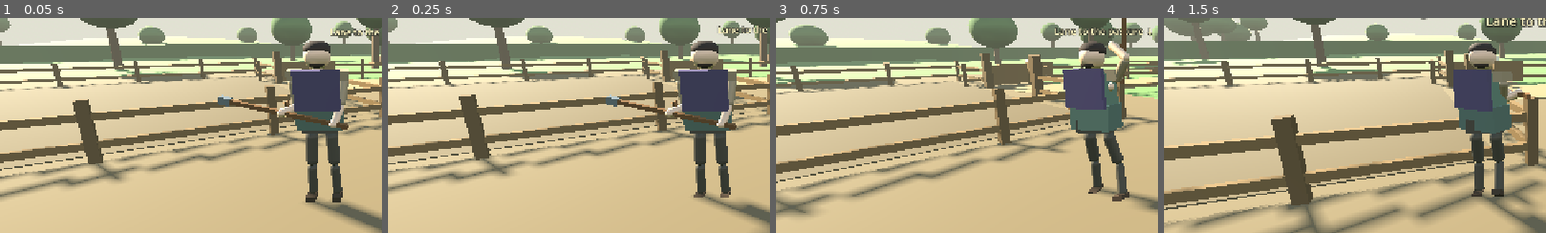
Above: before the commit, frames 1-4 (left to right).
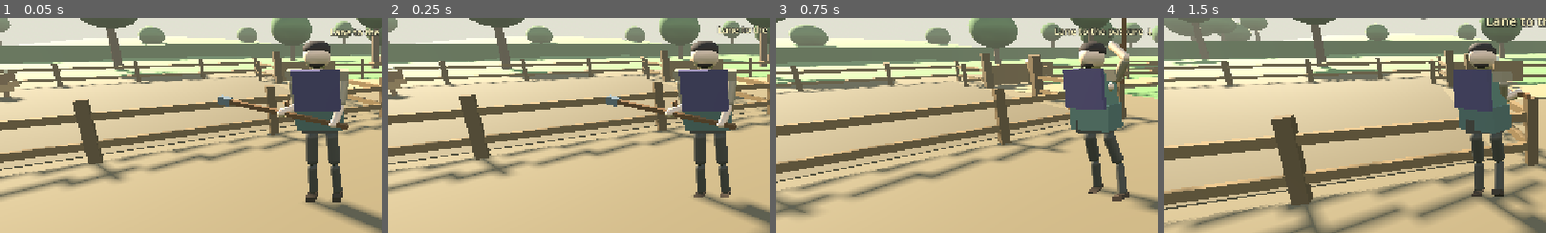
Above: after the commit, the same moments.

Repository: fortins4/devPlayground
Game: Godot game, scene res://scenes/prologue/opening_cattle_drive.tscn
Two runs of this game, one before a commit and one after it. Both use one fixed random seed, a clock stepped at 60 frames per second and the inputs below. This scene is started directly instead of the project's main scene.
Inputs (mouse positions are % of the whole screen's width and height, from its top left):
- Up to frame 1 (0.05 s): no input
- Up to frame 2 (0.25 s): no input
- Up to frame 3 (0.75 s): tap Enter at 0.5 s; move the mouse to (55, 50) at 0.52 s; hold W (move_forward) from 0.53 s (still down); hold E (interact) from 0.53 s (still down); click (55, 50) at 0.67 s
- Up to frame 4 (1.5 s): keep holding W (move_forward); tap Space (jump) at 0.77 s; move the mouse to (45, 50) at 1.27 s; release E (interact) at 1.28 s; right-click (45, 50) at 1.35 s
The pictures show only the part of the screen within x 0-50%, y 25-75%; the shares and areas given below are measured in that part.

The runs differ from the first frame. In frame 1, 0.5% of the frame differs, in the area x 0-7%, y 24-40%; in frame 2, 0.5%; in frame 3, nothing differs; in frame 4, nothing differs.

Commit message:
Opening knife hitch cut tether at byre
Greybox tutorial beat beside the byre: draw knife, E-cut the tether so
the hitch calf frees. Additive soft cue only; cattle soft success unchanged.

Diff:
--- a/scenes/prologue/opening_cattle_drive.tscn
+++ b/scenes/prologue/opening_cattle_drive.tscn
@@ -8,6 +8,7 @@
 [ext_resource type="Script" path="res://scripts/prologue/opening_drive_launcher.gd" id="6_launch"]
 [ext_resource type="Script" path="res://scripts/prologue/opening_family_caller.gd" id="7_family"]
 [ext_resource type="Script" path="res://scripts/prologue/opening_bucket_trough_chore.gd" id="8_bucket"]
+[ext_resource type="Script" path="res://scripts/prologue/opening_knife_hitch_chore.gd" id="9_knife"]
 
 [sub_resource type="ProceduralSkyMaterial" id="Sky_morning_mat"]
 sky_top_color = Color(0.5, 0.62, 0.74, 1)
@@ -152,6 +153,9 @@
 [node name="OpeningBucketTroughChore" type="Node3D" parent="."]
 script = ExtResource("8_bucket")
 
+[node name="OpeningKnifeHitchChore" type="Node3D" parent="."]
+script = ExtResource("9_knife")
+
 [node name="OpeningDriveDirector" type="Node3D" parent="."]
 script = ExtResource("2_director")
 need_home = 4
--- a/scripts/prologue/opening_drive_hud.gd
+++ b/scripts/prologue/opening_drive_hud.gd
@@ -11,6 +11,7 @@
 var _controls: Label
 var _weapon: Label
 var _chore: Node = null
+var _knife_chore: Node = null
 
 
 func _ready() -> void:
@@ -73,6 +74,7 @@
 	if _director and _director.has_signal("stage_changed"):
 		_director.connect("stage_changed", _on_stage)
 	_chore = get_tree().get_first_node_in_group("opening_bucket_trough")
+	_knife_chore = get_tree().get_first_node_in_group("opening_knife_hitch")
 
 
 func _process(_delta: float) -> void:
@@ -81,11 +83,13 @@
 	_objective.text = String(_director.call("objective_text"))
 	_status.text = String(_director.call("status_text"))
 	var f := String(_director.call("flash_text"))
-	if f == "" and _chore and _chore.has_method("interact_prompt"):
-		f = String(_chore.call("interact_prompt"))
+	if f == "":
+		f = _chore_prompt(_chore)
+	if f == "":
+		f = _chore_prompt(_knife_chore)
 	_flash.text = f
 	_flash.visible = f != ""
-	if _chore and _chore.has_method("is_active") and bool(_chore.call("is_active")):
+	if _chore_active(_chore) or _chore_active(_knife_chore):
 		_controls.text = "WASD move · Shift sprint · mouse look · 3 goad · 2 knife · Q cycle · LMB/RMB prod · E interact · R reset herd · T restart · Esc mouse"
 	else:
 		_controls.text = "WASD move · Shift sprint · mouse look · 3 goad · 2 knife · Q cycle · LMB/RMB prod · R reset herd · T restart · Esc mouse"
@@ -94,6 +98,16 @@
 	if combat and combat.has_method("weapon_name"):
 		_weapon.text = "In hand: %s   (kit: goad · knife)" % String(combat.call("weapon_name"))
 
+
+
+func _chore_prompt(chore: Node) -> String:
+	if chore and chore.has_method("interact_prompt"):
+		return String(chore.call("interact_prompt"))
+	return ""
+
+
+func _chore_active(chore: Node) -> bool:
+	return chore != null and chore.has_method("is_active") and bool(chore.call("is_active"))
 
 func _on_success(home: int, total: int) -> void:
 	_banner.text = "HERD HOME  ·  %d / %d head in the pen" % [home, total]
--- /dev/null
+++ b/scripts/prologue/opening_knife_hitch_chore.gd
@@ -0,0 +1,339 @@
+extends Node3D
+class_name OpeningKnifeHitchChore
+## Self-contained opening-farm chore: cut a tethered cow free near the byre with the knife.
+## Additive soft progress cue; does not gate cattle soft success.
+##
+## Interact: E in range (~2.5 m) with knife equipped. States: tethered → cut → done.
+
+enum HitchState { TETHERED, CUT, DONE }
+
+const INTERACT_RANGE := 2.5
+## Hitch post east of byre trough — outside byre door / home-pen side, clear of trough & bucket.
+const HITCH_POS := Vector3(9.5, 0.0, 1.8)
+const ANIMAL_TETHERED_POS := Vector3(10.35, 0.0, 2.55)
+const ANIMAL_FREE_POS := Vector3(12.2, 0.0, 4.6)
+## Avoid clipping: trough (8.2,0,0.4), bucket spawn (5.2,0,2.5).
+
+const C_POST := Color(0.38, 0.28, 0.16)
+const C_POST_DARK := Color(0.28, 0.20, 0.12)
+const C_ROPE := Color(0.55, 0.48, 0.32)
+const C_HIDE := Color(0.62, 0.48, 0.32)
+const C_HIDE_DARK := Color(0.48, 0.36, 0.24)
+const C_HORN := Color(0.78, 0.72, 0.58)
+
+@export var director_path: NodePath = ^"../OpeningDriveDirector"
+
+var _state: HitchState = HitchState.TETHERED
+var _player: Node3D = null
+var _director: Node = null
+var _hitch_root: Node3D = null
+var _rope: Node3D = null
+var _animal: Node3D = null
+var _prompt_timer: float = 0.0
+var _mats: Dictionary = {}
+var _free_wander_t: float = 0.0
+
+
+func _ready() -> void:
+	add_to_group("opening_knife_hitch")
+	_build_props()
+	call_deferred("_bind")
+
+
+func _bind() -> void:
+	_player = get_tree().get_first_node_in_group("player") as Node3D
+	_director = get_node_or_null(director_path)
+	print(
+		"OPENING_KNIFE_HITCH_READY hitch=%s animal=%s"
+		% [HITCH_POS, ANIMAL_TETHERED_POS]
+	)
+
+
+func _process(delta: float) -> void:
+	if _prompt_timer > 0.0:
+		_prompt_timer -= delta
+	if _state == HitchState.DONE and _animal and _animal.visible:
+		_free_wander_t += delta
+		# Gentle idle sway so the freed animal reads as free, not a statue.
+		var wobble := sin(_free_wander_t * 0.7) * 0.08
+		_animal.position = ANIMAL_FREE_POS + Vector3(wobble, 0.0, wobble * 0.4)
+		_animal.rotation.y = 0.35 + sin(_free_wander_t * 0.4) * 0.12
+
+
+func _unhandled_input(event: InputEvent) -> void:
+	if event is InputEventKey and event.pressed and not event.echo:
+		if (event as InputEventKey).keycode == KEY_E:
+			if _try_interact():
+				get_viewport().set_input_as_handled()
+
+
+# ---------------------------------------------------------------- queries (smoke / stills)
+
+func chore_done() -> bool:
+	return _state == HitchState.DONE
+
+
+func hitch_state() -> String:
+	match _state:
+		HitchState.TETHERED:
+			return "tethered"
+		HitchState.CUT:
+			return "cut"
+		HitchState.DONE:
+			return "done"
+	return "unknown"
+
+
+func hitch_pos() -> Vector3:
+	return HITCH_POS
+
+
+func animal_pos() -> Vector3:
+	if _animal and is_instance_valid(_animal):
+		return _animal.global_position
+	return ANIMAL_TETHERED_POS
+
+
+func interact_prompt() -> String:
+	if _state != HitchState.TETHERED or _player == null or not is_instance_valid(_player):
+		return ""
+	if not _near(_player.global_position, HITCH_POS):
+		return ""
+	if _knife_equipped():
+		return "E — cut tether"
+	return "Draw knife (2) to cut the tether"
+
+
+func is_active() -> bool:
+	return _state != HitchState.DONE
+
+
+## Smoke / capture: force state without walking.
+func debug_set_state(state_name: String) -> void:
+	force_state(state_name)
+
+
+func force_state(state_name: String) -> void:
+	match state_name:
+		"tethered":
+			_set_tethered()
+		"cut":
+			_set_tethered()
+			_apply_cut(false)
+		"done":
+			_set_tethered()
+			_apply_cut(false)
+			_finish_free(false)
+		_:
+			push_warning("OpeningKnifeHitchChore.force_state unknown: " + state_name)
+
+
+## Capture helper: cut tether immediately (requires no player proximity).
+func debug_cut() -> void:
+	if _state == HitchState.TETHERED:
+		_apply_cut(true)
+		_finish_free(true)
+
+
+# ---------------------------------------------------------------- interact
+
+func try_interact() -> bool:
+	return _try_interact()
+
+
+func _try_interact() -> bool:
+	if _player == null or not is_instance_valid(_player):
+		_player = get_tree().get_first_node_in_group("player") as Node3D
+	if _player == null:
+		return false
+	if _state != HitchState.TETHERED:
+		return false
+	var p := _player.global_position
+	if not _near(p, HITCH_POS):
+		return false
+	if not _knife_equipped():
+		_flash("Draw the knife (2) to cut the tether.", 3.0)
+		return true
+	_apply_cut(true)
+	_finish_free(true)
+	return true
+
+
+func _knife_equipped() -> bool:
+	if _player == null or not is_instance_valid(_player):
+		return false
+	var combat := _player.get_node_or_null("CombatSystem")
+	if combat == null:
+		return false
+	# CombatSystem.Weapon.KNIFE = 1
+	if "current_weapon" in combat:
+		return int(combat.get("current_weapon")) == 1
+	if combat.has_method("weapon_name"):
+		return String(combat.call("weapon_name")) == "knife"
+	return false
+
+
+func _apply_cut(announce: bool) -> void:
+	_state = HitchState.CUT
+	if _rope:
+		_rope.visible = false
+	if announce:
+		_flash("Tether cut — she's free to join the drive.", 3.5)
+		print("OPENING_KNIFE_HITCH_CUT")
+
+
+func _finish_free(announce: bool) -> void:
+	_state = HitchState.DONE
+	if _rope:
+		_rope.visible = false
+	if _animal:
+		_animal.position = ANIMAL_FREE_POS
+		_animal.rotation.y = 0.35
+	_free_wander_t = 0.0
+	if announce:
+		print("OPENING_KNIFE_HITCH_SOFT_SUCCESS")
+
+
+func _set_tethered() -> void:
+	_state = HitchState.TETHERED
+	_free_wander_t = 0.0
+	if _rope:
+		_rope.visible = true
+	if _animal:
+		_animal.position = ANIMAL_TETHERED_POS
+		_animal.rotation.y = -0.55
+
+
+# ---------------------------------------------------------------- geometry
+
+func _build_props() -> void:
+	_hitch_root = Node3D.new()
+	_hitch_root.name = "HitchPost"
+	_hitch_root.position = HITCH_POS
+	add_child(_hitch_root)
+
+	# Timber post + cross-rail.
+	_mesh_cyl(_hitch_root, Vector3(0.0, 0.7, 0.0), 0.09, 0.11, 1.4, C_POST)
+	_mesh_box(_hitch_root, Vector3(0.0, 1.15, 0.0), Vector3(0.55, 0.08, 0.08), C_POST_DARK)
+	_mesh_box(_hitch_root, Vector3(0.0, 0.08, 0.0), Vector3(0.28, 0.12, 0.28), C_POST_DARK)
+
+	var label := Label3D.new()
+	label.text = "Hitch"
+	label.font_size = 26
+	label.pixel_size = 0.01
+	label.billboard = BaseMaterial3D.BILLBOARD_ENABLED
+	label.modulate = Color(0.9, 0.85, 0.65)
+	label.outline_size = 8
+	label.position = Vector3(0.0, 1.85, 0.0)
+	_hitch_root.add_child(label)
+
+	_rope = Node3D.new()
+	_rope.name = "TetherRope"
+	add_child(_rope)
+	_build_rope()
+
+	_animal = _make_calf_mesh("TetheredCalf")
+	_animal.position = ANIMAL_TETHERED_POS
+	_animal.rotation.y = -0.55
+	add_child(_animal)
+
+
+func _build_rope() -> void:
+	# Simple segmented rope from post rail toward animal neck.
+	var from := HITCH_POS + Vector3(0.0, 1.15, 0.0)
+	var to := ANIMAL_TETHERED_POS + Vector3(0.0, 0.85, 0.15)
+	var mid := from.lerp(to, 0.5) + Vector3(0.0, -0.18, 0.0)
+	_rope_seg(from, mid)
+	_rope_seg(mid, to)
+	# Collar knot at neck.
+	_mesh_cyl(_rope, to, 0.07, 0.07, 0.06, C_ROPE.darkened(0.15))
+
+
+func _rope_seg(a: Vector3, b: Vector3) -> void:
+	var mid := (a + b) * 0.5
+	var length := a.distance_to(b)
+	var mi := MeshInstance3D.new()
+	var cm := CylinderMesh.new()
+	cm.top_radius = 0.025
+	cm.bottom_radius = 0.025
+	cm.height = maxf(0.05, length)
+	cm.radial_segments = 8
+	mi.mesh = cm
+	mi.material_override = _mat(C_ROPE)
+	# Orient cylinder (Y-up) along a→b via Basis — safe before add_child.
+	var dir := (b - a).normalized()
+	if dir.length_squared() < 0.0001:
+		dir = Vector3.UP
+	var basis := Basis.looking_at(dir, Vector3.UP if absf(dir.dot(Vector3.UP)) < 0.999 else Vector3.RIGHT)
+	# Cylinder height is along local Y; looking_at aims -Z, so rotate +90° about X.
+	mi.transform = Transform3D(basis, mid) * Transform3D(Basis.from_euler(Vector3(PI * 0.5, 0.0, 0.0)), Vector3.ZERO)
+	_rope.add_child(mi)
+
+
+func _make_calf_mesh(node_name: String) -> Node3D:
+	var root := Node3D.new()
+	root.name = node_name
+	# Compact greybox calf — smaller than herd cows, readable next to hitch.
+	_mesh_box(root, Vector3(0.0, 0.55, 0.0), Vector3(0.55, 0.55, 1.05), C_HIDE)
+	_mesh_box(root, Vector3(0.0, 0.72, 0.58), Vector3(0.38, 0.38, 0.42), C_HIDE_DARK)
+	_mesh_box(root, Vector3(0.0, 0.55, 0.82), Vector3(0.22, 0.18, 0.2), C_HIDE)
+	# Legs.
+	for ox in [-0.18, 0.18]:
+		for oz in [-0.35, 0.32]:
+			_mesh_box(root, Vector3(ox, 0.18, oz), Vector3(0.1, 0.36, 0.1), C_HIDE_DARK)
+	# Short horns.
+	_mesh_box(root, Vector3(-0.16, 0.95, 0.55), Vector3(0.06, 0.12, 0.06), C_HORN)
+	_mesh_box(root, Vector3(0.16, 0.95, 0.55), Vector3(0.06, 0.12, 0.06), C_HORN)
+	return root
+
+
+# ---------------------------------------------------------------- helpers
+
+func _near(p: Vector3, target: Vector3, range_m: float = INTERACT_RANGE) -> bool:
+	var a := Vector3(p.x, 0.0, p.z)
+	var b := Vector3(target.x, 0.0, target.z)
+	return a.distance_to(b) <= range_m
+
+
+func _flash(text: String, secs: float = 3.0) -> void:
+	_prompt_timer = secs
+	if _director and _director.has_method("flash"):
+		_director.call("flash", text, secs)
+	elif _director and _director.has_method("_flash"):
+		_director.call("_flash", text, secs)
+
+
+func _mat(color: Color) -> StandardMaterial3D:
+	var key := color.to_html()
+	if _mats.has(key):
+		return _mats[key]
+	var m := StandardMaterial3D.new()
+	m.albedo_color = color
+	m.roughness = 0.92
+	_mats[key] = m
+	return m
+
+
+func _mesh_box(parent: Node, pos: Vector3, size: Vector3, color: Color) -> MeshInstance3D:
+	var mi := MeshInstance3D.new()
+	var bm := BoxMesh.new()
+	bm.size = size
+	mi.mesh = bm
+	mi.material_override = _mat(color)
+	mi.position = pos
+	parent.add_child(mi)
+	return mi
+
+
+func _mesh_cyl(parent: Node, pos: Vector3, top: float, bottom: float, height: float, color: Color) -> MeshInstance3D:
+	var mi := MeshInstance3D.new()
+	var cm := CylinderMesh.new()
+	cm.top_radius = top
+	cm.bottom_radius = bottom
+	cm.height = height
+	cm.radial_segments = 12
+	mi.mesh = cm
+	mi.material_override = _mat(color)
+	mi.position = pos
+	parent.add_child(mi)
+	return mi
Not shown: 1 places in scenes/prologue/opening_cattle_drive.tscn that only renumber resources
